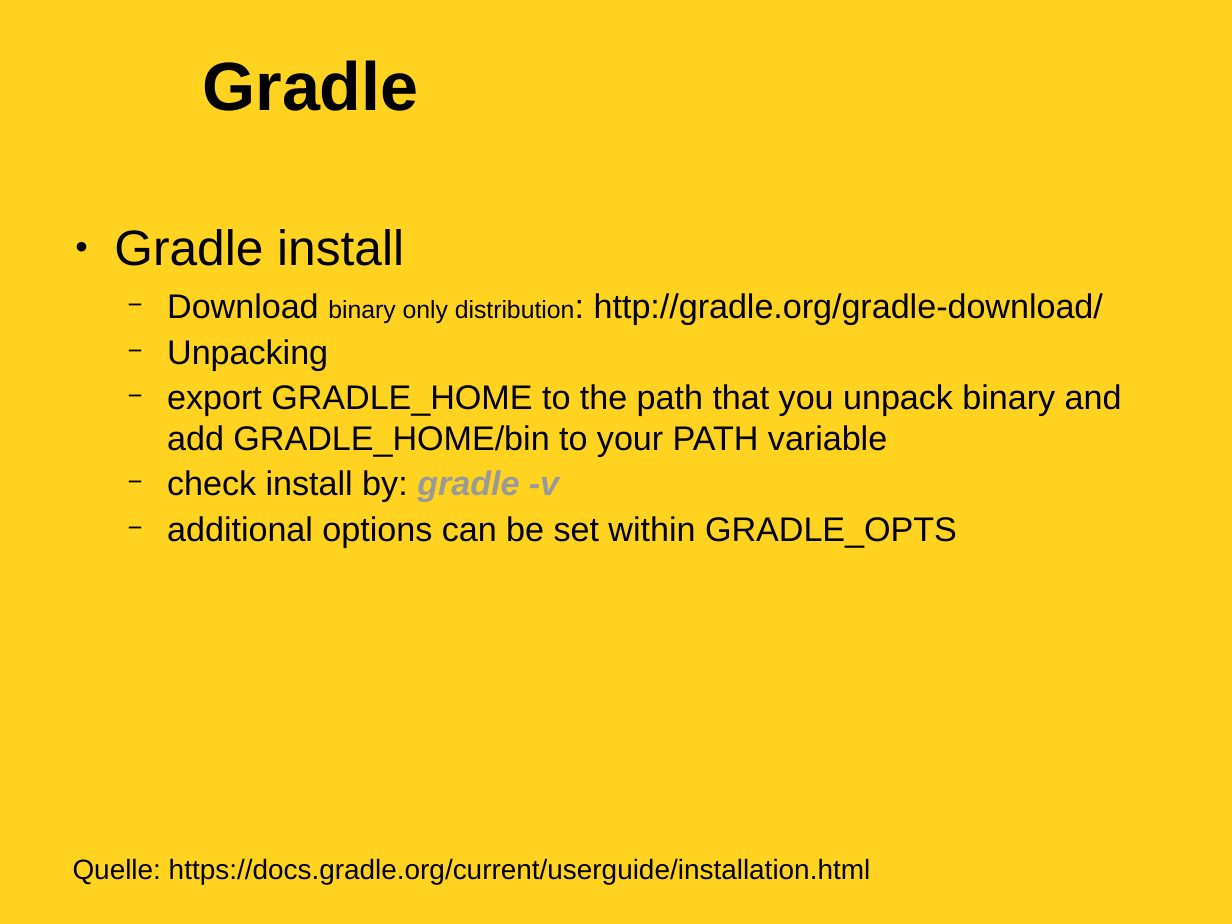
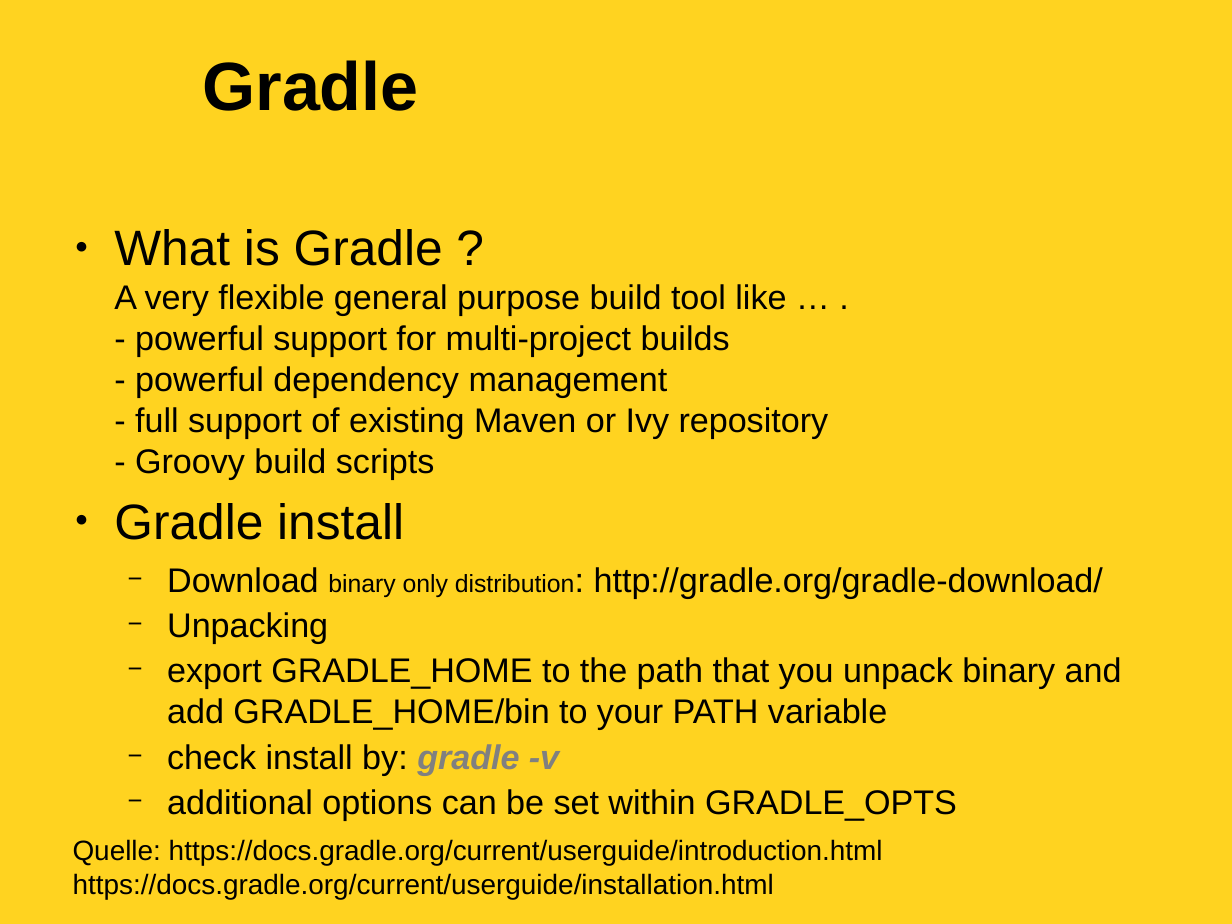
Before and after one commit to soehmann/academy, a slide deck: slide 9 of groovy-academy.odp. Drawn at 1232x924 pixels with LibreOffice and Linux fonts; fonts in the diff are those of the drawing; background and template pictures are left out. Boxes give left, top, right and bottom in pixels: in the first picture for what was removed or moved away, otherwise in the second. Text is boxed around its words. In the diff, an @@ line names an element or a change of style, - is before the commit and + after.

Commit message:
Aktualisiert Gradle Part

```diff
--- a/groovy-academy.odp
+++ b/groovy-academy.odp
@@ text at (x1=114, y1=229, x2=829, y2=480): paragraph added @@
+● What is Gradle ?
+  A very flexible general purpose build tool like … .
+  - powerful support for multi-project builds
+  - powerful dependency management
+  - full support of existing Maven or Ivy repository
+  - Groovy build scripts
@@ text at (x1=167, y1=744, x2=559, y2=775): text colour #999999 to #808080 in "gradle -v" @@
@@ text at (x1=73, y1=839, x2=883, y2=899): text changed @@
-Quelle: https://docs.gradle.org/current/userguide/installation.html
+Quelle: https://docs.gradle.org/current/userguide/introduction.html
+https://docs.gradle.org/current/userguide/installation.html
```
Also in this commit, not shown: 3 slides added, 1 other file.
